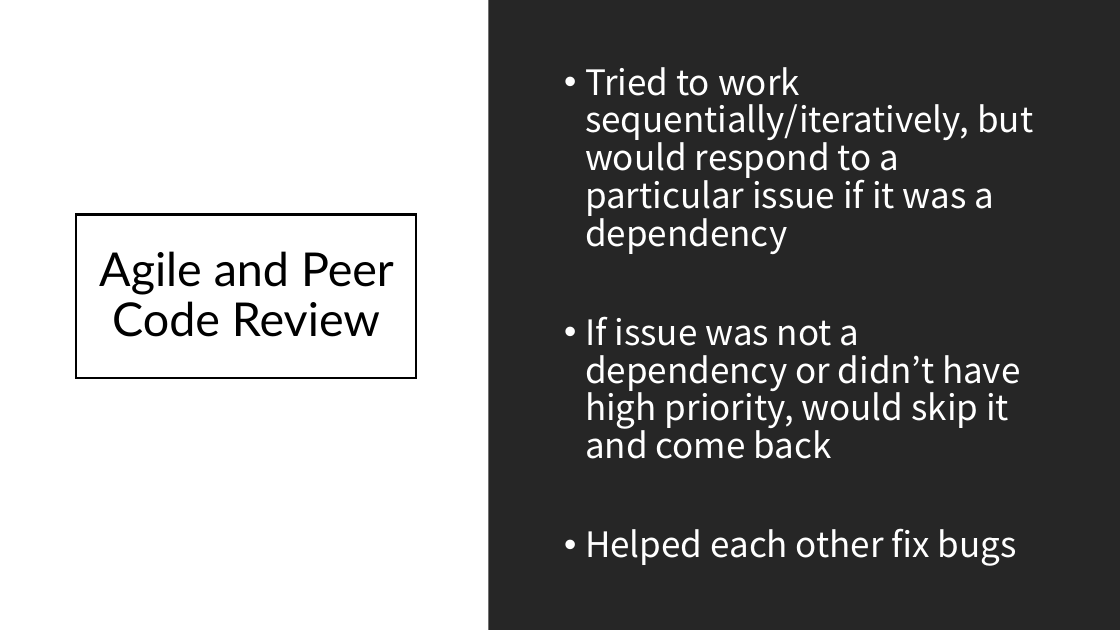
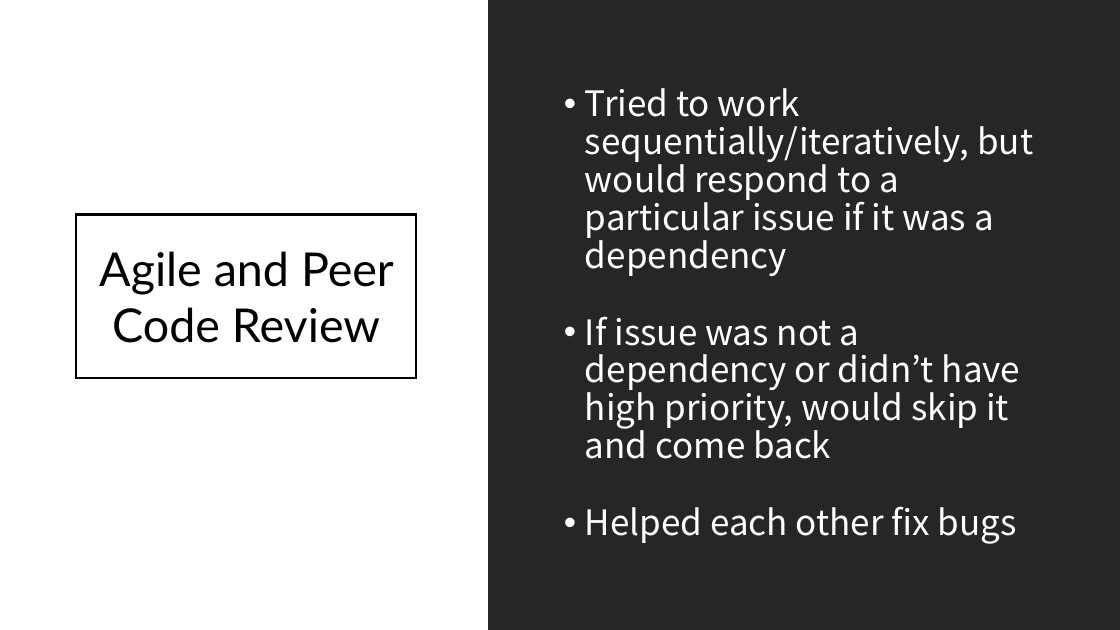
Before and after one commit to Computer-Girl/3308Project, a slide deck: slide 4 of ProjectPresentation.pptx. Drawn at 1120x630 pixels with LibreOffice and Linux fonts; fonts in the diff are those of the drawing. Boxes give left, top, right and bottom in pixels: in the first picture for what was removed or moved away, otherwise in the second. Text is boxed around its words. In the diff, an @@ line names an element or a change of style, - is before the commit and + after.

```diff
--- a/ProjectPresentation.pptx
+++ b/ProjectPresentation.pptx
@@ text "Tried to work sequentially/iteratively, but ..." at box(585, 88, 1033, 544): less space between paragraphs @@
@@ rectangle "Agile and Peer Code Review" at box(76, 214, 416, 377): line spacing 0.9 to 1; title to rectangle; outline #000000 2 pt to #000000 2.01 pt @@
```
Also in this commit, not shown: 10 other slides changed.
